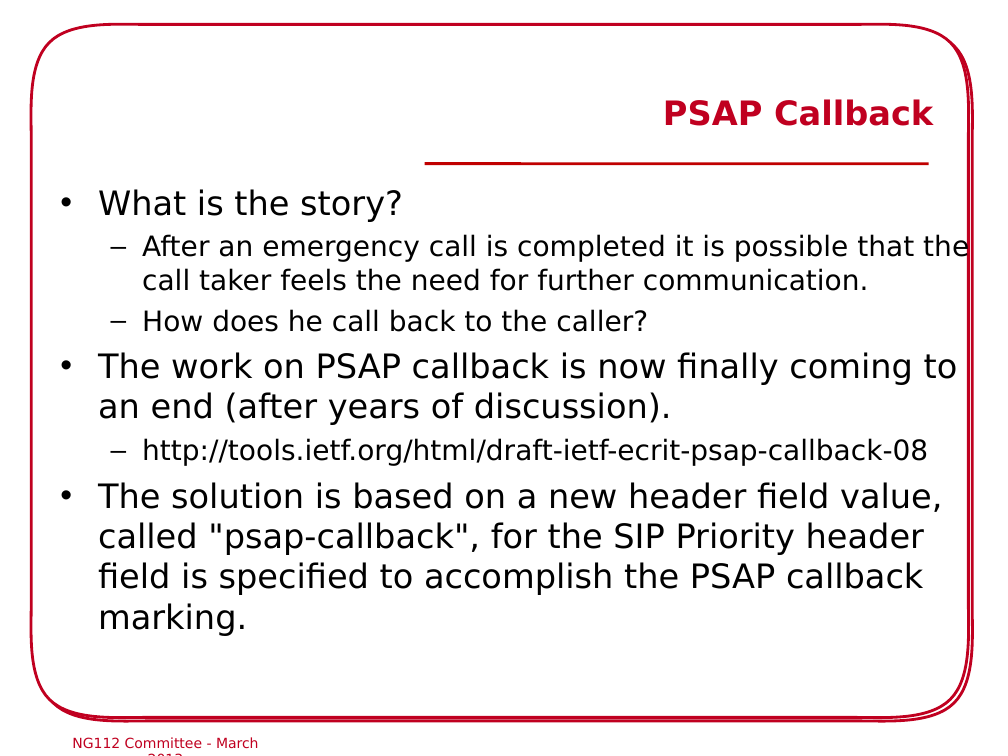
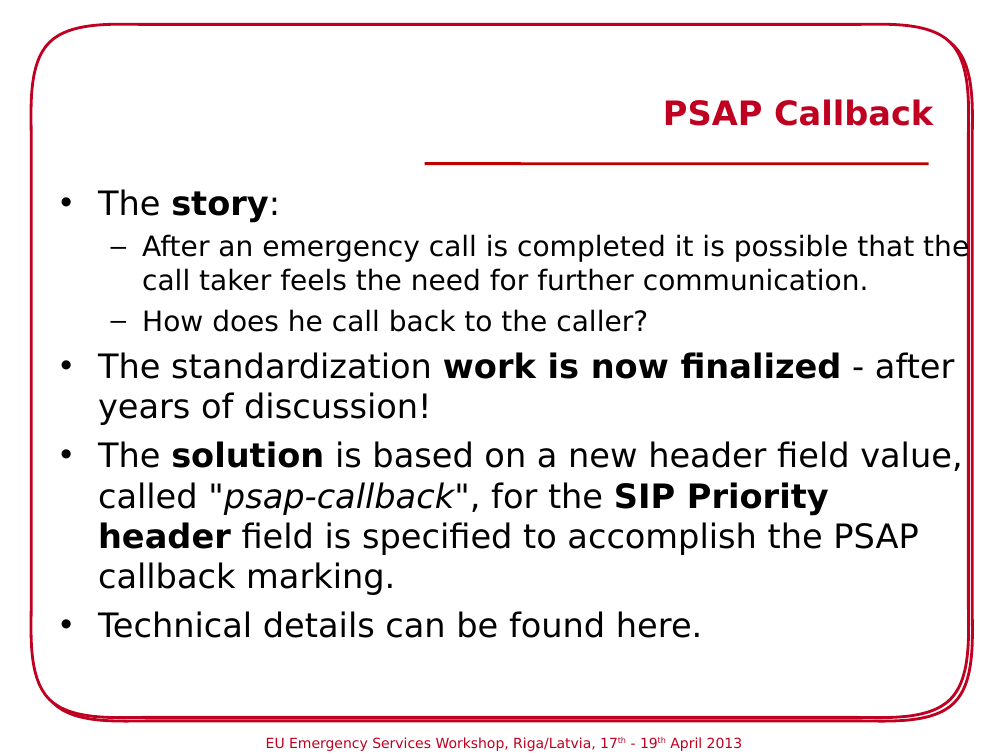
Before and after one commit to hannestschofenig/tschofenig-ids, a slide deck: slide 11 of eena-workshop-riga2013/NG112_Commitee_Riga.ppt (slide 12 before the commit). Drawn at 1008x756 pixels with LibreOffice and Linux fonts; fonts in the diff are those of the drawing; background and template pictures are left out. Boxes give left, top, right and bottom in pixels: in the first picture for what was removed or moved away, otherwise in the second. Text is boxed around its words. In the diff, an @@ line names an element or a change of style, - is before the commit and + after.

```diff
--- a/eena-workshop-riga2013/NG112_Commitee_Riga.ppt
+++ b/eena-workshop-riga2013/NG112_Commitee_Riga.ppt
@@ text at (x1=98, y1=189, x2=280, y2=222): text changed; bold on @@
-• What is the story?
+• The story:
@@ text at (x1=98, y1=352, x2=954, y2=425): text changed @@
-• The work on PSAP callback is now finally coming to an end (after years of discussion).
-  – http://tools.ietf.org/html/draft-ietf-ecrit-psap-callback-08
+• The standardization work is now finalized - after years of discussion!
@@ text at (x1=98, y1=441, x2=962, y2=595): bold on in "solution SIP Priority header"; italic on in ""psap-callback"," @@
@@ text at (x1=98, y1=611, x2=702, y2=638): paragraph added @@
+• Technical details can be found here.
@@ text removed at (x1=72, y1=737, x2=259, y2=749) @@
-NG112 Committee - March 2013
@@ text added at (x1=266, y1=737, x2=743, y2=751), 10 pt, text #C00020 @@
+EU Emergency Services Workshop, Riga/Latvia, 17th - 19th April 2013
```
Also in this commit, not shown: 16 other slides changed, 1 slide added, 1 slide removed.
